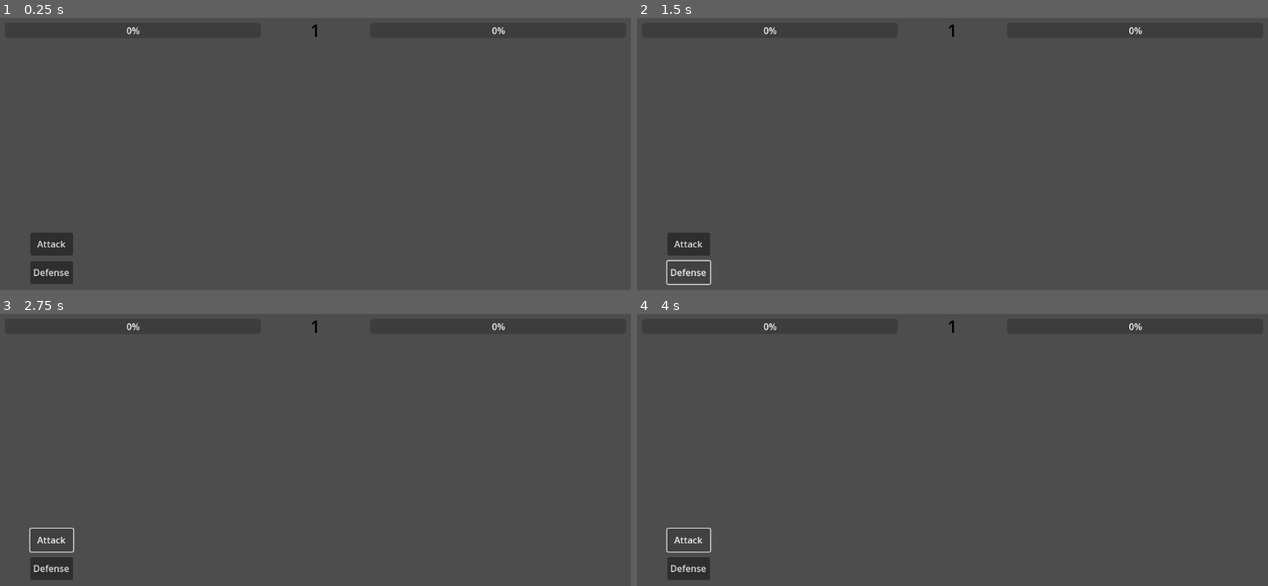
Above: before the commit, frames 1-4 (two rows, left to right).
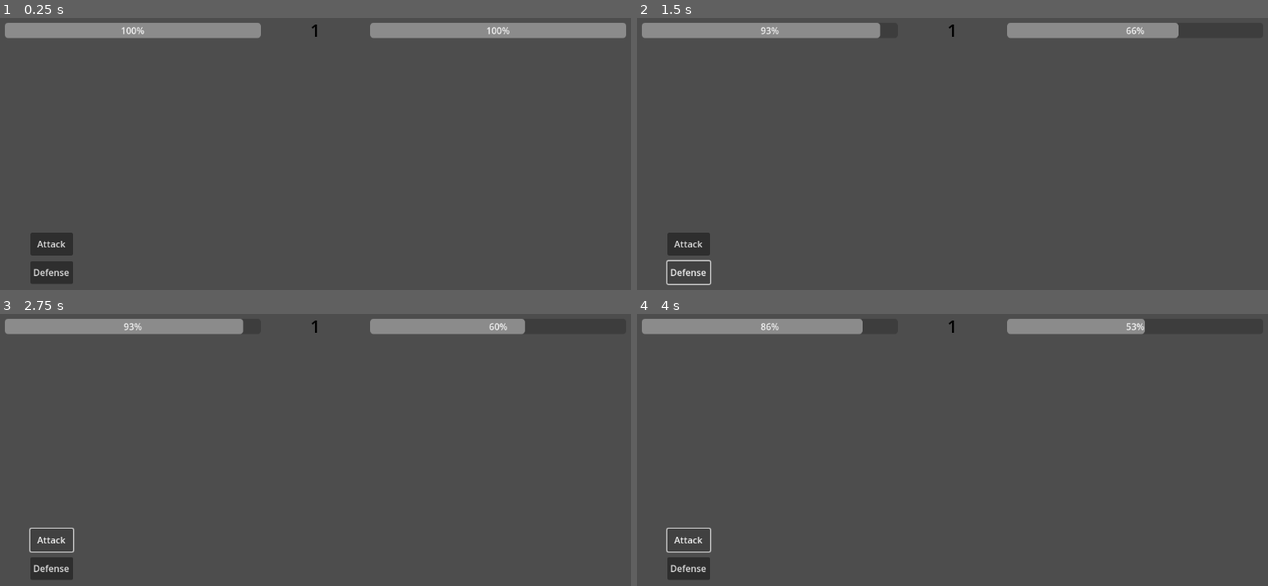
Above: after the commit, the same moments.

Repository: Valonekiil/dw_kinda
Game: Godot game, scene res://Aset/Demo/demo_battle.tscn
Two runs of this game, one before a commit and one after it. Both use one fixed random seed, a clock stepped at 60 frames per second and the inputs below. The project has no main scene, so this scene is started directly.
Inputs:
- Up to frame 1 (0.25 s): no input
- Up to frame 2 (1.5 s): click "Attack" at 0.5 s; click "Defense" at 1.25 s
- Up to frame 3 (2.75 s): click "Attack" at 2 s
- Up to frame 4 (4 s): click "Defense" at 2.75 s; click "Attack" at 3.5 s

The runs differ from the first frame. In frame 1, 4.6% of the frame differs, in the area x 0-100%, y 1-8%; in frame 2, 3.7%; in frame 3, 3.5%; in frame 4, 3.2%.
Error before the commit: Invalid access to property or key 'name' on a base object of type 'Nil'. (res://Script/turn_manager.gd:51)

Commit message:
Basic attack done

Diff:
--- a/Aset/Demo/demo_battle.tscn
+++ b/Aset/Demo/demo_battle.tscn
@@ -34,6 +34,7 @@
 health = 30
 attack_power = 12
 defense = 8
+AI = true
 
 [node name="hp_1" type="ProgressBar" parent="Turn_Manager"]
 custom_minimum_size = Vector2(450, 0)
@@ -96,3 +97,6 @@
 
 [node name="Enemy_Component" type="Node2D" parent="."]
 script = ExtResource("3_pjjjq")
+
+[connection signal="pressed" from="Turn_Manager/Btn_Attack" to="Turn_Manager" method="_on_btn_attack_pressed"]
+[connection signal="pressed" from="Turn_Manager/Btn_Defense" to="Turn_Manager" method="_on_btn_defense_pressed"]
--- a/Script/Resource/Monster_Component.gd
+++ b/Script/Resource/Monster_Component.gd
@@ -7,13 +7,18 @@
 @export var attack_power: int
 @export var defense: int
 @export var AI_Advanced:Enemy_Comp
-var AI:bool
+@export var hp_bar:ProgressBar
+@export var AI:bool
 var action_point:int
 var is_defense:bool
 # Signal untuk mengirim damage dan mengakhiri giliran
 signal attack_completed(damage: int)
 signal defense_completed(defense:int)
 signal turn_ended()
+
+func _ready() -> void:
+	cur_health = health
+
 
 # Fungsi yang dipanggil ketika giliran monster dimulai
 func start_action():
@@ -35,14 +40,20 @@
 
 # Fungsi untuk melakukan serangan
 func perform_attack():
-	print(name + " menyerang dengan kekuatan " + str(attack_power) + "!")
-	# Kirim signal attack_completed dengan damage yang diberikan
-	emit_signal("attack_completed", attack_power)
+	if action_point > 0:
+		print(name + " menyerang dengan kekuatan " + str(attack_power) + "!")
+		# Kirim signal attack_completed dengan damage yang diberikan
+		emit_signal("attack_completed", attack_power)
+	else :
+		print("Aksi gagal karena action point kurang")
 
 func perform_defense():
-	print(name +" bertahan dengan kekuatan " + str(defense) +"!")
-	is_defense = true
-	emit_signal("defense_completed",defense)
+	if action_point > 0:
+		print(name +" bertahan dengan kekuatan " + str(defense) +"!")
+		is_defense = true
+		emit_signal("defense_completed",defense)
+	else :
+		print("Aksi gagal karena action point kurang")
 
 # Fungsi untuk menerima damage
 func take_damage(damage: int):
@@ -62,6 +73,7 @@
 
 func update_hp(bar:ProgressBar):
 	bar.value = cur_health
+	bar.max_value = health
 
 # Fungsi untuk menangani kematian monster
 func die():
--- a/Script/turn_manager.gd
+++ b/Script/turn_manager.gd
@@ -11,7 +11,7 @@
 # Variabel untuk melacak giliran saat ini
 var Turn: int = 0
 var current_turn: Monster_Controller
-var current_act: int
+var current_act: int = 1
 
 # Fungsi yang dipanggil ketika node siap
 func _ready():
@@ -19,17 +19,17 @@
 	# Hubungkan signal dari setiap monster
 	monster_1.attack_completed.connect(_on_attack_completed.bind(monster_2))
 	monster_1.defense_completed.connect(_on_defense_completed)
-	monster_1.update_hp.bind(hp_bar_1)
+	monster_1.hp_bar = hp_bar_1
 	monster_1.turn_ended.connect(_on_turn_ended)
-	atk_btn.pressed.connect(monster_1.perform_attack())
-	def_btn.pressed.connect(monster_1.perform_defense())
-
+	#atk_btn.pressed.connect(monster_1.perform_attack())
+	#def_btn.pressed.connect(monster_1.perform_defense())
 	monster_2.attack_completed.connect(_on_attack_completed.bind(monster_1))
 	monster_2.defense_completed.connect(_on_defense_completed)
-	monster_2.update_hp.bind(hp_bar_2)
+	monster_2.hp_bar = hp_bar_2
 	monster_2.turn_ended.connect(_on_turn_ended)
-
 	# Memulai giliran pertama
+	monster_1.update_hp(hp_bar_1)
+	monster_2.update_hp(hp_bar_2)
 	start_turn()
 
 # Fungsi untuk memulai giliran
@@ -43,22 +43,29 @@
 		current_turn = monster_2
 		print("turn monster 2")
 	# Mulai aksi monster
+	Turn += 1
+	print("Turn ke " + str(Turn))
 	current_turn.start_action()
-	Turn += 1
+
 
 # Fungsi untuk menangani signal attack_completed
 func _on_attack_completed(damage: int, target: Monster_Controller):
 	print("dalam aksi ke " + str(current_act) + " " + current_turn.name + " melakukan serangan")
 	print(current_turn.name + "berhasil melakukan serangan ke " + target.name)
 	target.take_damage(damage)
+	target.update_hp(target.hp_bar)
+	current_turn.action_point -= 1
 	if current_turn.action_point == 0:
 		current_turn.end_turn()
+	elif (current_turn == monster_1):
+		pass
 	else:
 		current_turn.perform_action()
 
 func _on_defense_completed(defense:int):
 	print("dalam aksi ke " + str(current_act) + " " + current_turn.name + " melakukan pertahanan")
 	print(current_turn.name + "berhasil melakukan defense sebesar " + str(defense))
+	current_turn.action_point -= 1
 	if current_turn.action_point == 0:
 		current_turn.end_turn()
 	else:
@@ -66,8 +73,18 @@
 
 # Fungsi untuk menangani signal turn_ended
 func _on_turn_ended():
-	# Mulai giliran berikutnya
+	current_act = 1
 	start_turn()
 
-# memodif gameloop agar 60 fps
-#
+func _on_btn_attack_pressed() -> void:
+	if current_turn == monster_1:
+		monster_1.perform_attack()
+	else:
+		print("ini bukan giliranmu")
+
+
+func _on_btn_defense_pressed() -> void:
+	if current_turn == monster_1:
+		monster_1.perform_defense()
+	else :
+		print("ini bukan giliranmu")
